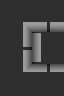
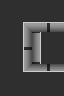
Two versions of the same layered image (64×96). Layer-by-layer changes:
added layer "Layer 9" above "Layer 6" over (23, 22, 64, 72)
